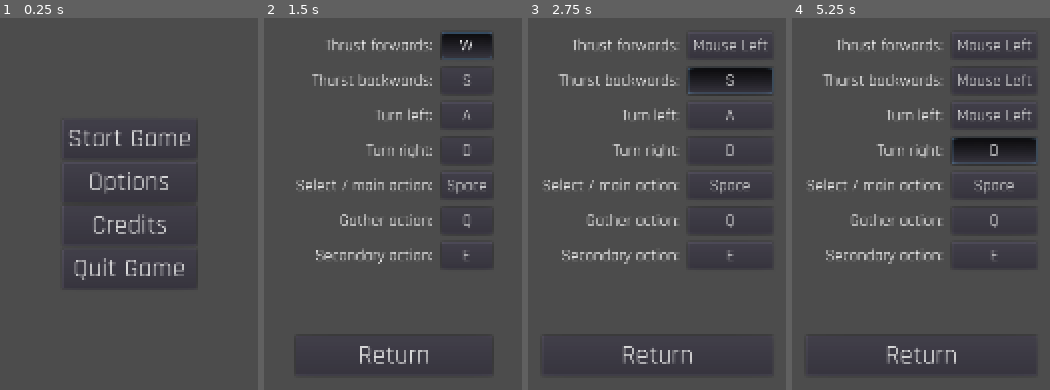
Above: before the commit, frames 1-4 (left to right).
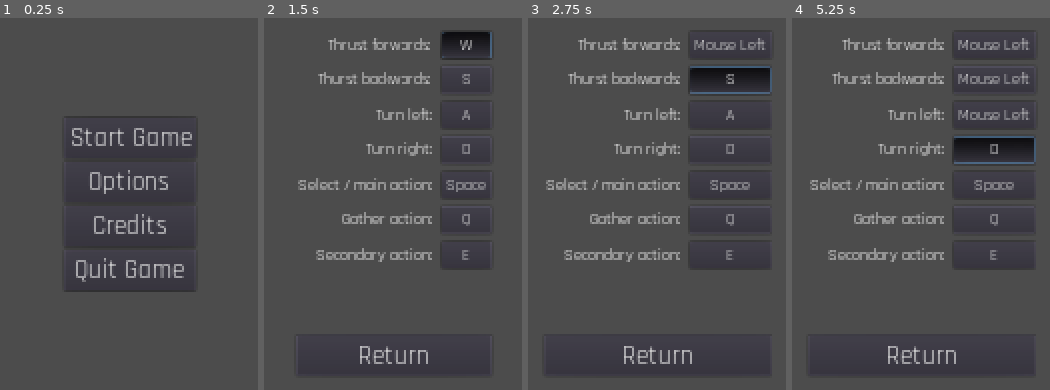
Above: after the commit, the same moments.

Repository: JestemStefan/GodotWildJam34-Towtreck
Game: Godot game, scene res://Menu/MainMenu.tscn
Two runs of this game, one before a commit and one after it. Both use one fixed random seed, a clock stepped at 60 frames per second and the inputs below. Sound files missing from this copy of the repository are replaced by a short silence.
Inputs:
- Up to frame 1 (0.25 s): no input
- Up to frame 2 (1.5 s): click "Options" at 0.5 s; click "W" at 1.25 s
- Up to frame 3 (2.75 s): click "S" at 2 s
- Up to frame 4 (5.25 s): click "Mouse Left" at 2.75 s; click "Mouse Left" at 3.5 s; click "A" at 4.25 s; click "D" at 5 s

The runs differ from the first frame. In frame 1, 3.0% of the frame differs, in the area x 24-75%, y 29-74%; in frame 2, 5.3%; in frame 3, 6.5%; in frame 4, 7.3%, in the area x 5-95%, y 3-94%.

Commit message:
Added thumbnail scene

Diff:
--- a/Menu/Credits/Credits.tscn
+++ b/Menu/Credits/Credits.tscn
@@ -28,9 +28,9 @@
 
 [node name="VBoxContainer" type="VBoxContainer" parent="CenterContainer"]
 margin_left = 642.0
-margin_top = 239.0
+margin_top = 224.0
 margin_right = 1277.0
-margin_bottom = 841.0
+margin_bottom = 855.0
 
 [node name="Label" type="Label" parent="CenterContainer/VBoxContainer"]
 margin_right = 635.0
@@ -121,38 +121,39 @@
 margin_right = 635.0
 margin_bottom = 504.0
 custom_fonts/font = ExtResource( 4 )
-text = "FONT:"
+text = "FONTS:"
 align = 1
 
 [node name="Label9" type="Label" parent="CenterContainer/VBoxContainer"]
 margin_top = 508.0
 margin_right = 635.0
-margin_bottom = 534.0
+margin_bottom = 563.0
 custom_fonts/font = ExtResource( 3 )
-text = "Rajdhani by Indian Type Foundry (OFL)"
+text = "Rajdhani by Indian Type Foundry
+Disco Duck by Iconian Fonts"
 align = 1
 __meta__ = {
 "_edit_use_anchors_": false
 }
 
 [node name="HSeparator5" type="HSeparator" parent="CenterContainer/VBoxContainer"]
-margin_top = 538.0
+margin_top = 567.0
 margin_right = 635.0
-margin_bottom = 542.0
+margin_bottom = 571.0
 __meta__ = {
 "_edit_use_anchors_": false
 }
 
 [node name="HSeparator4" type="HSeparator" parent="CenterContainer/VBoxContainer"]
 modulate = Color( 1, 1, 1, 0 )
-margin_top = 546.0
+margin_top = 575.0
 margin_right = 635.0
-margin_bottom = 550.0
+margin_bottom = 579.0
 
 [node name="ReturnButton" type="Button" parent="CenterContainer/VBoxContainer"]
-margin_top = 554.0
+margin_top = 583.0
 margin_right = 635.0
-margin_bottom = 602.0
+margin_bottom = 631.0
 custom_fonts/font = ExtResource( 4 )
 text = "Return"
 
--- a/Menu/Options/Options.tscn
+++ b/Menu/Options/Options.tscn
@@ -15,10 +15,10 @@
 }
 
 [node name="HotkeysContainer" type="VBoxContainer" parent="."]
-margin_left = 842.0
-margin_top = 334.0
-margin_right = 1078.0
-margin_bottom = 746.0
+margin_left = 522.0
+margin_top = 154.0
+margin_right = 758.0
+margin_bottom = 566.0
 custom_constants/separation = 80
 
 [node name="VolumeContainer" type="VBoxContainer" parent="HotkeysContainer"]
--- a/Scenes/CelestialBodies/Planet_v1.tscn
+++ b/Scenes/CelestialBodies/Planet_v1.tscn
@@ -62,6 +62,7 @@
 shape = SubResource( 4 )
 
 [node name="PlanetStats" type="Label" parent="."]
+visible = false
 margin_top = -72.0
 margin_right = 151.0
 margin_bottom = -1.0
--- /dev/null
+++ b/Scenes/Trailer/Thumbnai.gd
@@ -0,0 +1,14 @@
+extends Spatial
+
+func _process(_delta):
+	if Input.is_action_just_pressed("select"):
+		get_viewport().set_clear_mode(Viewport.CLEAR_MODE_ONLY_NEXT_FRAME)
+		# Wait until the frame has finished before getting the texture.
+		yield(VisualServer, "frame_post_draw")
+
+		# Retrieve the captured image.
+		var img = get_viewport().get_texture().get_data()
+
+		# Flip it on the y-axis (because it's flipped).
+		img.flip_y()
+		img.save_png("res://logo_small.png")
--- /dev/null
+++ b/Scenes/Trailer/Thumbnai.tscn
@@ -0,0 +1,118 @@
+[gd_scene load_steps=12 format=2]
+
+[ext_resource path="res://Scenes/CelestialBodies/Planet_v1.tscn" type="PackedScene" id=1]
+[ext_resource path="res://art/Background/gwj34_background.jpg" type="Texture" id=2]
+[ext_resource path="res://Scenes/CelestialBodies/Sun.tscn" type="PackedScene" id=3]
+[ext_resource path="res://Player/Player3d.tscn" type="PackedScene" id=4]
+[ext_resource path="res://Scenes/Trailer/Thumbnai.gd" type="Script" id=5]
+[ext_resource path="res://UI/DiscoDuckHalftoneItalic-VZJZ.otf" type="DynamicFontData" id=6]
+
+[sub_resource type="PanoramaSky" id=1]
+panorama = ExtResource( 2 )
+
+[sub_resource type="Environment" id=2]
+background_mode = 2
+background_sky = SubResource( 1 )
+background_sky_custom_fov = 70.0
+ambient_light_color = Color( 0, 0.882353, 1, 1 )
+ambient_light_energy = 0.25
+glow_enabled = true
+glow_intensity = 2.0
+glow_strength = 1.5
+
+[sub_resource type="Shader" id=3]
+code = "shader_type canvas_item;
+
+uniform vec4 color1 : hint_color = vec4(1, 0, 0, 1);
+uniform vec4 color2 : hint_color = vec4(0, 0, 1, 1);
+
+void fragment() {
+    vec4 current_color = texture(TEXTURE, UV);
+
+    float ratio = SCREEN_UV.x;
+    float iratio = 1.0 - SCREEN_UV.x;
+
+    float new_r = color2.r * ratio + color1.r * iratio;
+    float new_g = color2.g * ratio + color1.g * iratio;
+    float new_b = color2.b * ratio + color1.b * iratio;
+
+    COLOR = vec4(new_r, new_g, new_b, current_color.a);
+}"
+
+[sub_resource type="ShaderMaterial" id=4]
+shader = SubResource( 3 )
+shader_param/color1 = Color( 0.588235, 0, 0.537255, 1 )
+shader_param/color2 = Color( 1, 0.658824, 0.176471, 1 )
+
+[sub_resource type="DynamicFont" id=5]
+size = 128
+font_data = ExtResource( 6 )
+
+[node name="Spatial" type="Spatial"]
+script = ExtResource( 5 )
+
+[node name="WorldEnvironment" type="WorldEnvironment" parent="."]
+environment = SubResource( 2 )
+
+[node name="Player" parent="." instance=ExtResource( 4 )]
+
+[node name="Sun" parent="." instance=ExtResource( 3 )]
+transform = Transform( 1, 0, 0, 0, 1, 0, 0, 0, 1, -28.4311, 0, 36.1311 )
+
+[node name="SpotLight" type="SpotLight" parent="."]
+transform = Transform( -0.883782, 0, 0.467899, 0, 1, 0, -0.467899, 0, -0.883782, 8.83148, 1.53163, -25.771 )
+spot_range = 50.8898
+
+[node name="Camera" type="Camera" parent="."]
+transform = Transform( -0.786476, -0.268711, 0.556103, -0.153858, 0.957249, 0.244952, -0.59815, 0.107088, -0.794197, 6.12087, 4.46117, -7.88545 )
+
+[node name="Planet_v1" parent="." instance=ExtResource( 1 )]
+transform = Transform( 1, 0, 0, 0, 1, 0, 0, 0, 1, 5.34147, 0, 91.1102 )
+planet_weight = 100.0
+
+[node name="CanvasLayer" type="CanvasLayer" parent="."]
+
+[node name="CenterContainer" type="CenterContainer" parent="CanvasLayer"]
+anchor_right = 1.0
+anchor_bottom = 1.0
+rect_min_size = Vector2( 1280, 140 )
+__meta__ = {
+"_edit_use_anchors_": false
+}
+
+[node name="VBoxContainer" type="VBoxContainer" parent="CanvasLayer/CenterContainer"]
+margin_top = 333.0
+margin_right = 1920.0
+margin_bottom = 747.0
+
+[node name="HSeparator" type="HSeparator" parent="CanvasLayer/CenterContainer/VBoxContainer"]
+modulate = Color( 1, 1, 1, 0 )
+margin_right = 1920.0
+margin_bottom = 250.0
+rect_min_size = Vector2( 0, 250 )
+
+[node name="CenterContainer" type="CenterContainer" parent="CanvasLayer/CenterContainer/VBoxContainer"]
+margin_top = 254.0
+margin_right = 1920.0
+margin_bottom = 414.0
+
+[node name="ColorRect" type="ColorRect" parent="CanvasLayer/CenterContainer/VBoxContainer/CenterContainer"]
+margin_right = 1920.0
+margin_bottom = 160.0
+rect_min_size = Vector2( 1920, 160 )
+color = Color( 0, 0, 0, 0.588235 )
+__meta__ = {
+"_edit_use_anchors_": false
+}
+
+[node name="Label" type="Label" parent="CanvasLayer/CenterContainer/VBoxContainer/CenterContainer"]
+material = SubResource( 4 )
+margin_left = 627.0
+margin_top = 17.0
+margin_right = 1293.0
+margin_bottom = 143.0
+custom_fonts/font = SubResource( 5 )
+text = "tow trek"
+__meta__ = {
+"_edit_use_anchors_": false
+}
--- a/project.godot
+++ b/project.godot
@@ -87,7 +87,7 @@
 
 window/size/width=1920
 window/size/height=1080
-window/stretch/mode="viewport"
+window/stretch/mode="2d"
 window/stretch/aspect="keep"
 
 [importer_defaults]
Binary file added: logo.png
Binary file added: logo_small.png
Not shown, added: logo_small.png.import
Not shown: 1 places in src/Levels/LevelBase.tscn that only renumber resources
